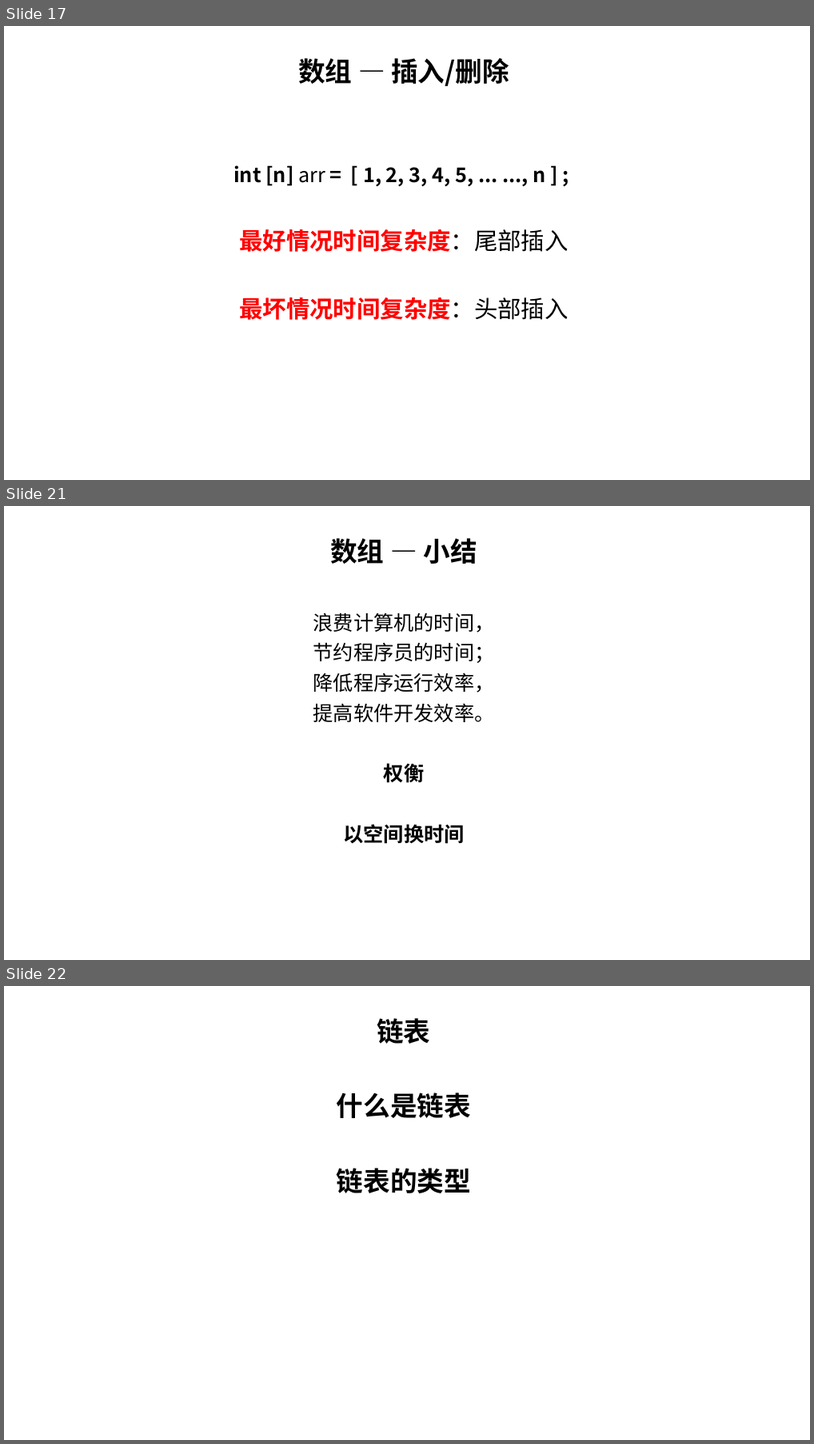
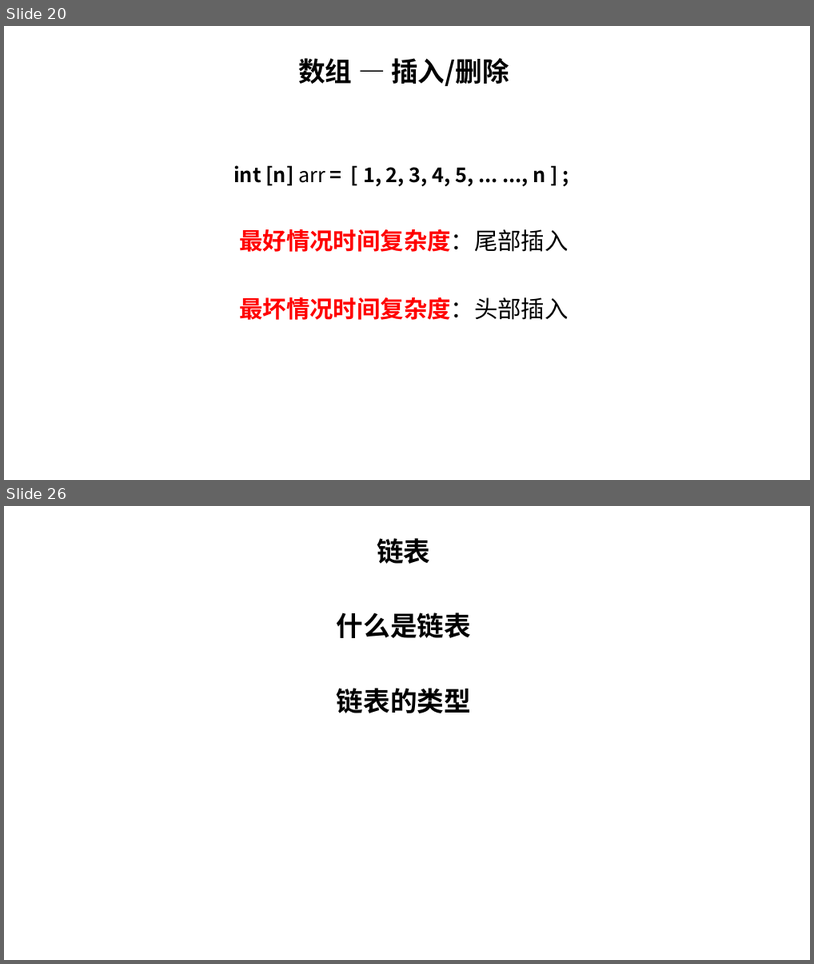
Before and after one commit to sunchong/ALG, a slide deck: ALG/docs/数据结构与算法.pptx. Shown one above the other, each under a label of ours: slides 17, 21 and 22 before the commit, slides 20 and 26 after it; the slides between them are not shown. The pictures are 814x1444 and 814x964 pixels, drawn with LibreOffice and Linux fonts; fonts in the diff are those of the drawing. Boxes give left, top, right and bottom in pixels: in the first picture for what was removed or moved away, otherwise in the second. Text is boxed around its words. In the diff, an @@ line names an element or a change of style, - is before the commit and + after.

Commit message:
数组

```diff
--- a/ALG/docs/数据结构与算法.pptx
+++ b/ALG/docs/数据结构与算法.pptx
@@ slide 21 removed at (x1=4, y1=506, x2=810, y2=960), background #FFFFFF @@
@@ subtitle removed at (x1=330, y1=538, x2=477, y2=564) @@
-数组 — 小结
@@ text removed at (x1=314, y1=612, x2=495, y2=844) @@
-浪费计算机的时间，
-节约程序员的时间；
-降低程序运行效率，
-提高软件开发效率。
-权衡
-以空间换时间
@@ what was slide 17 is now slide 20 @@
@@ what was slide 22 is now slide 26 @@
```
Also in this commit, not shown: 3 slides changed, 5 slides added, 17 other files.
